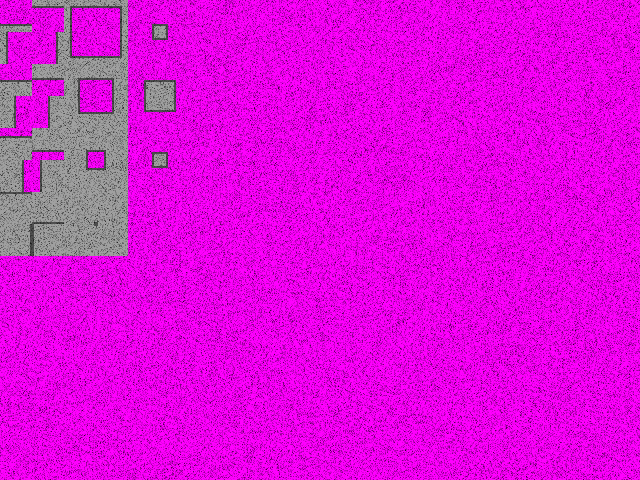
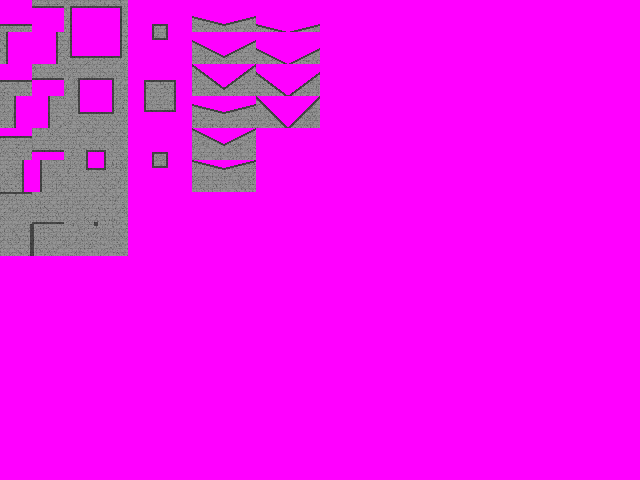
Two versions of the same layered image (640x480). Layer-by-layer changes:
"Texturing": opacity 100% → 50%, moved it out of group "Placeholder Tiles" over [0, 0, 640, 480]
added layer "Layer 3 copy 4" (multiply, 15%) above "Placeholder Tiles" over [0, 0, 640, 480]
added group "Interface" with 20 layers in group "Placeholder Tiles" over [192, 16, 320, 192]
added layer "Quarter_Half_Left" in group "Interface" over [192, 16, 224, 32]
added layer "Quarter_3Quarter_Left" in group "Interface" over [192, 40, 224, 64]
added layer "Quarter_Full_Left" in group "Interface" over [192, 64, 224, 96]
added layer "Quarter_Half_Right" in group "Interface" over [224, 16, 256, 32]
added layer "Quarter_3Quarter_Right" in group "Interface" over [224, 40, 256, 64]
added layer "Quarter_Full_Right" in group "Interface" over [224, 64, 256, 96]
added layer "Half_3Quarter_Left" in group "Interface" over [192, 104, 224, 128]
added layer "Half_Full_Left" in group "Interface" over [192, 128, 224, 160]
added layer "Half_3Quarter_Right" in group "Interface" over [224, 104, 256, 128]
added layer "Half_Full_Right" in group "Interface" over [224, 128, 256, 160]
added layer "3Quarter_Full_Left" in group "Interface" over [192, 160, 224, 192]
added layer "3Quarter_Full_Right" in group "Interface" over [224, 160, 256, 192]
added layer "Zero_Quarter_Left" in group "Interface" over [256, 24, 286, 32]
added layer "Zero_Half_Left" in group "Interface" over [256, 48, 287, 64]
added layer "Zero_3Quarter_Left" in group "Interface" over [256, 72, 288, 96]
added layer "Zero_Full_Left" in group "Interface" over [256, 96, 288, 128]
added layer "Zero_Quarter_Right" in group "Interface" over [290, 24, 320, 32]
added layer "Zero_Half_Right" in group "Interface" over [289, 48, 320, 64]
added layer "Zero_3Quarter_Right" in group "Interface" over [288, 72, 320, 96]
added layer "Zero_Full_Right" in group "Interface" over [288, 96, 320, 128]
